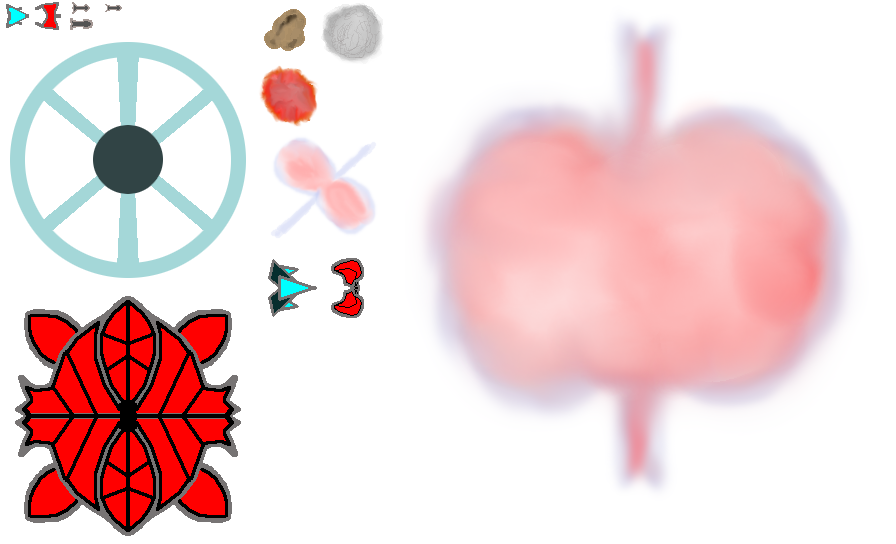
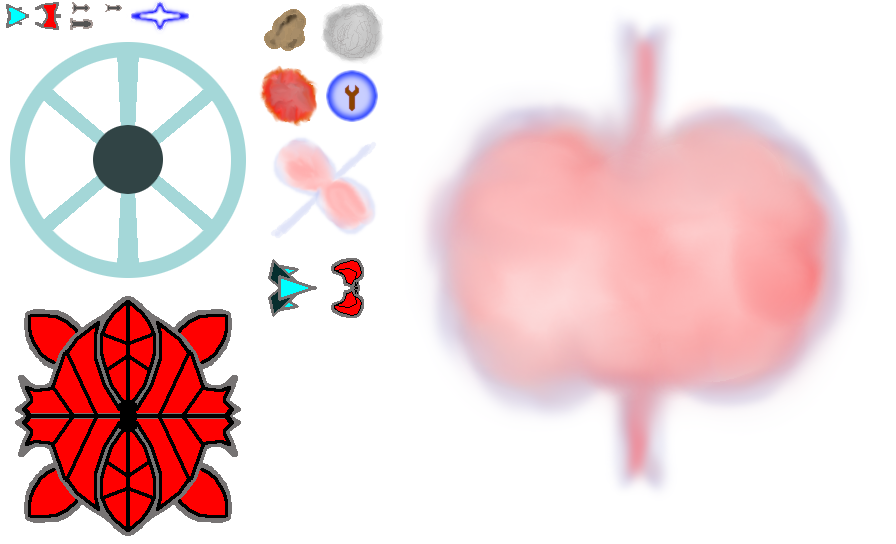
Layered file, before and after one edit (896×544). Changes by layer:
painted on "Background" over (130, 0, 378, 122)
